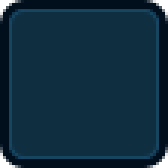
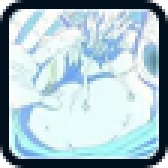
Before/after of a 168 × 168 layered artwork. What changed in the layer stack:
added layer "Deus do Trovão" in group "Jutsu" over [left=9, top=9, right=159, bottom=159]
